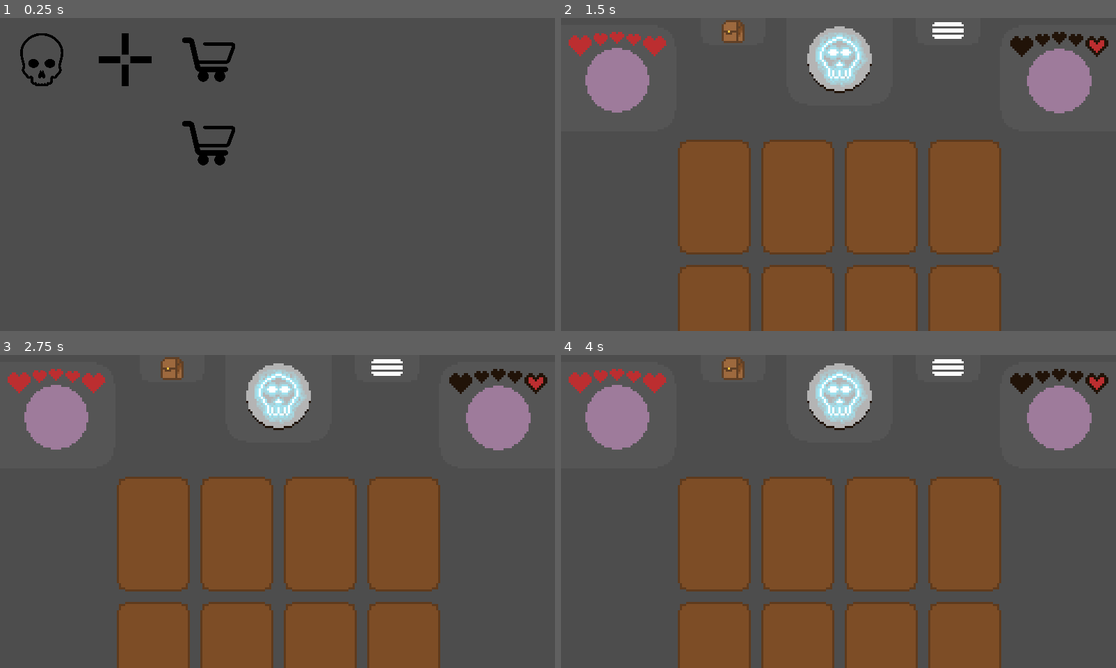
Above: before the commit, frames 1-4 (two rows, left to right).
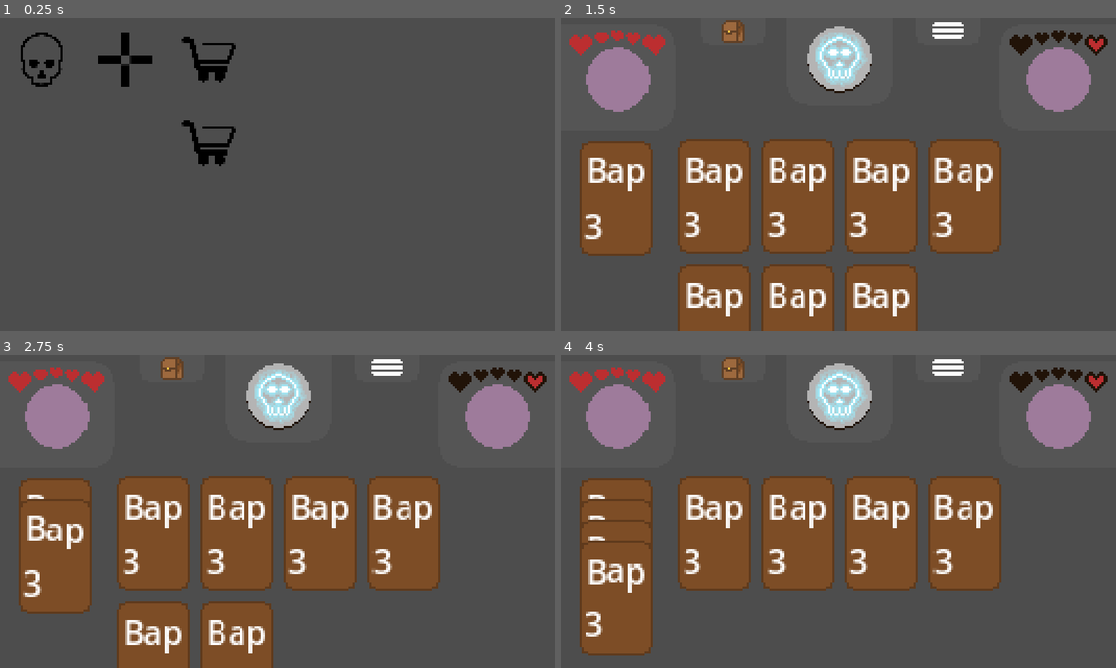
Above: after the commit, the same moments.

Repository: JosieBarber/roguelike
Game: Godot game, scene res://scenes/Main.tscn
Two runs of this game, one before a commit and one after it. Both use one fixed random seed, a clock stepped at 60 frames per second and the inputs below.
Inputs (mouse positions are in pixels of both pictures, inside the frame that each line leads up to):
- Up to frame 1 (0.25 s): no input
- Up to frame 2 (1.5 s): tap Enter at 0.5 s; move the mouse to (605, 58) at 0.52 s; click (605, 58) at 0.67 s; tap Space at 1.25 s; move the mouse to (716, 196) at 1.27 s; click (716, 196) at 1.42 s
- Up to frame 3 (2.75 s): tap Enter at 2 s; move the mouse to (238, 533) at 2.02 s; click (238, 533) at 2.17 s
- Up to frame 4 (4 s): tap Space at 2.75 s; move the mouse to (882, 533) at 2.77 s; click (882, 533) at 2.92 s; tap Enter at 3.5 s; move the mouse to (966, 533) at 3.52 s; click (966, 533) at 3.67 s

The runs differ from the first frame. In frame 1, 0.4% of the frame differs, in the area x 3-43%, y 4-48%; in frame 2, 13%; in frame 3, 16%; in frame 4, 22%, in the area x 1-99%, y 4-100%.

Commit message:
Implement new card displays on planning

Diff:
--- a/project.godot
+++ b/project.godot
@@ -20,7 +20,7 @@
 window/size/viewport_width=266
 window/size/viewport_height=150
 window/size/initial_screen=5
-window/stretch/mode="canvas_items"
+window/stretch/mode="viewport"
 window/stretch/aspect="ignore"
 
 [rendering]
--- a/scenes/PlanningPhase.tscn
+++ /dev/null
@@ -1,16 +0,0 @@
-[gd_scene load_steps=3 format=2]
-
-[ext_resource path="res://scripts/CombatScripts/planning.gd" type="Script" id=1]
-[ext_resource path="res://scripts/Cards/Classes/card_display.gd" type="Script" id=2]
-
-[node name="PlanningPhase" type="Node2D"]
-script = ExtResource( 1 )
-
-[node name="Active Deck" type="Node2D" parent="."]
-[node name="Prepared Hand" type="Node2D" parent="."]
-
-[node name="CardDisplay" type="Node2D" parent="Active Deck"]
-script = ExtResource( 2 )
-
-[node name="CardDisplay" type="Node2D" parent="Prepared Hand"]
-script = ExtResource( 2 )
--- a/scenes/Screens/Combat/Planning_Phase.tscn
+++ b/scenes/Screens/Combat/Planning_Phase.tscn
@@ -11,7 +11,7 @@
 script = ExtResource("2")
 
 [node name="Prepared Hand" type="Node2D" parent="."]
-position = Vector2(211.18, 0)
+position = Vector2(26.5, 86.5)
 
 [node name="Active Deck" type="Node2D" parent="."]
 position = Vector2(133.5, 85.885)
@@ -25,21 +25,21 @@
 offset = Vector2(-25.5, 0)
 
 [node name="Player & Enemy UI" type="Sprite2D" parent="UI"]
-position = Vector2(133, 29)
+position = Vector2(133, 28.5)
 texture = ExtResource("3_47smw")
 
 [node name="Sprite2D3" type="Sprite2D" parent="UI"]
 
-[node name="SettingsTab" type="Sprite2D" parent="."]
+[node name="SettingsTab" type="Sprite2D" parent="UI"]
 position = Vector2(185.5, 0)
 texture = ExtResource("4_qsbun")
 centered = false
 offset = Vector2(-15.5, 0)
 
-[node name="BagTab" type="Sprite2D" parent="."]
+[node name="BagTab" type="Sprite2D" parent="UI"]
 position = Vector2(133.5, -47)
 texture = ExtResource("5_fccvh")
 
-[node name="CombatCoinIcon" type="Sprite2D" parent="."]
+[node name="CombatCoinIcon" type="Sprite2D" parent="UI"]
 position = Vector2(133.5, 20)
 texture = ExtResource("6_qan5r")
--- a/scenes/assets/CardDisplay.tscn
+++ b/scenes/assets/CardDisplay.tscn
@@ -15,20 +15,26 @@
 [node name="Sprite2D" type="Sprite2D" parent="."]
 texture = ExtResource("2_si5s5")
 
-[node name="Label" type="Label" parent="Sprite2D"]
-anchors_preset = -1
-anchor_left = 0.5
-anchor_top = 0.045
-anchor_right = 0.5
-anchor_bottom = 0.045
-offset_left = -32.5
-offset_top = -27.475
-offset_right = -2.5
-offset_bottom = 22.525
-
 [node name="Area2D" type="Area2D" parent="."]
 
 [node name="CollisionShape2D" type="CollisionShape2D" parent="Area2D"]
 physics_interpolation_mode = 2
 shape = SubResource("RectangleShape2D_hi83b")
 one_way_collision_margin = 0.0
+
+[node name="NameLabel" type="Label" parent="."]
+anchors_preset = -1
+anchor_left = 0.5
+anchor_top = 0.045
+anchor_right = 0.5
+anchor_bottom = 0.045
+offset_left = -15.0
+offset_top = -25.0
+offset_right = 15.0
+offset_bottom = -2.0
+
+[node name="DamageLabel" type="Label" parent="."]
+offset_left = -15.0
+offset_top = 1.0
+offset_right = 15.0
+offset_bottom = 24.0
--- a/scripts/Cards/Classes/card_display.gd
+++ b/scripts/Cards/Classes/card_display.gd
@@ -2,7 +2,7 @@
 
 class_name CardDisplay
 
-signal card_clicked(card_name, card_damage, card_items)
+signal card_clicked(card_name, card_damage, card_items, parent_node)
 
 var card_name: String
 var card_damage: int
@@ -21,7 +21,13 @@
 		print(area)
 		area.connect("input_event", Callable(self, "_on_area_input_event"))
 
+	var name_label = $NameLabel
+	name_label.text = card_name
+
+	var damage_label = $DamageLabel
+	damage_label.text = str(card_damage)
+
 func _on_area_input_event(_viewport, event, _shape_idx):
 	if event is InputEventMouseButton and event.button_index == MOUSE_BUTTON_LEFT and event.pressed:
 		print("Card clicked")
-		emit_signal("card_clicked", card_name, card_damage, card_items)
+		emit_signal("card_clicked", card_name, card_damage, card_items, get_parent())
--- a/scripts/CombatScripts/planning.gd
+++ b/scripts/CombatScripts/planning.gd
@@ -11,6 +11,7 @@
 	player = get_parent().get_parent().get_node("Player")
 	enemy = get_parent().get_node("Enemy")
 	_create_draw_button()
+	display_deck()
 
 func draw_hand():
 	player.hand.clear()
@@ -20,20 +21,23 @@
 	display_prepared_hand() #this shouldn't be needed but it is (?)
 	transition_to_attack_phase()
 
-func select_card(card_index: int):
-	if player.active_deck.size() > card_index and selected_cards.size() < 7:
-		var selected_card = player.active_deck[card_index]
-		selected_cards.append(selected_card)
-		player.active_deck.remove_at(card_index)
-	elif selected_cards.size() >= 7:
-		print("Hand is full")
+func select_card(card_name: String, card_damage: int, card_items: Array):
+	for i in range(player.active_deck.size()):
+		if player.active_deck[i].card_name == card_name and player.active_deck[i].damage == card_damage and player.active_deck[i].items == card_items and selected_cards.size() < 7:
+			var selected_card = player.active_deck[i]
+			selected_cards.append(selected_card)
+			player.active_deck.remove_at(i)
+			break
 	display_deck()
 	display_prepared_hand()
 
-func deselect_card(card_index: int):
-	var deselected_card = selected_cards[card_index]
-	player.active_deck.append(deselected_card)
-	selected_cards.remove_at(card_index)
+func deselect_card(card_name: String, card_damage: int, card_items: Array):
+	for i in range(selected_cards.size()):
+		if selected_cards[i].card_name == card_name and selected_cards[i].damage == card_damage and selected_cards[i].items == card_items:
+			var deselected_card = selected_cards[i]
+			player.active_deck.append(deselected_card)
+			selected_cards.remove_at(i)
+			break
 	display_deck()
 	display_prepared_hand()
 
@@ -47,6 +51,8 @@
 		card_display.card_damage = player.active_deck[i].damage
 		card_display.card_items = player.active_deck[i].items
 		card_display.position = Vector2((i % 4 - 1.5) * 40, int(i / 4) * 60)
+		card_display.connect("card_clicked", Callable(self, "_on_card_clicked"))
+		card_display.add_to_group("CardDisplays")
 		active_deck_object.add_child(card_display)
 
 func display_prepared_hand():
@@ -58,13 +64,24 @@
 		card_display.card_name = selected_cards[i].card_name
 		card_display.card_damage = selected_cards[i].damage
 		card_display.card_items = selected_cards[i].items
-		card_display.position = Vector2((i % 3 - 1) * 210, int(i / 3) * 100)
+		card_display.position = Vector2(0, i * 10)
+		card_display.connect("card_clicked", Callable(self, "_on_card_clicked"))
+		card_display.add_to_group("CardDisplays")
 		prepared_hand_object.add_child(card_display)
+		adjust_hitbox(card_display, i == selected_cards.size() - 1)
 
-func _input(event):
-	if event is InputEventMouseButton and event.button_index == MOUSE_BUTTON_LEFT and event.pressed:
-		# No need to manually check hitboxes, the card displays handle their own input
-		pass
+func adjust_hitbox(card_display, is_topmost):
+	var area = card_display.get_node("Area2D")
+	if is_topmost:
+		area.collision_layer = 1
+	else:
+		area.collision_layer = 0
+
+func _on_card_clicked(card_name, card_damage, card_items, parent_node):
+	if parent_node.name == "Active Deck":
+		select_card(card_name, card_damage, card_items)
+	elif parent_node.name == "Prepared Hand":
+		deselect_card(card_name, card_damage, card_items)
 
 func _create_draw_button():
 	var button = Button.new()
